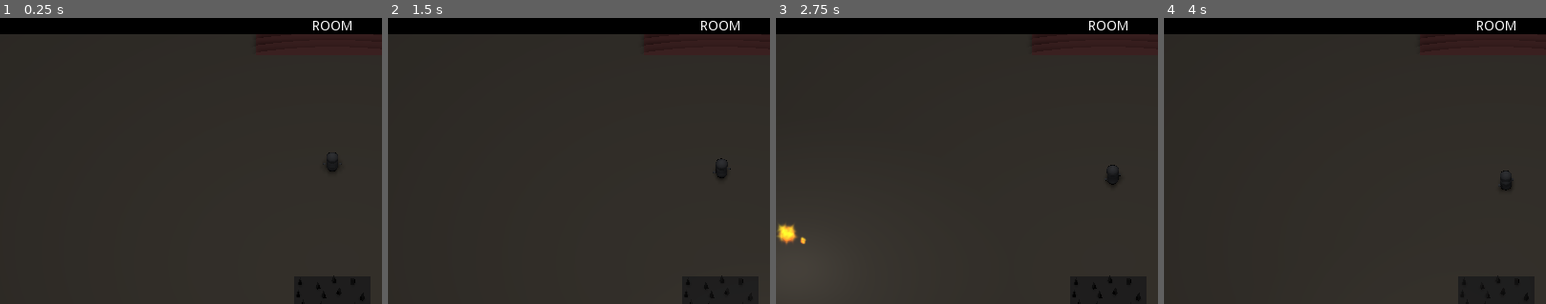
Above: before the commit, frames 1-4 (left to right).
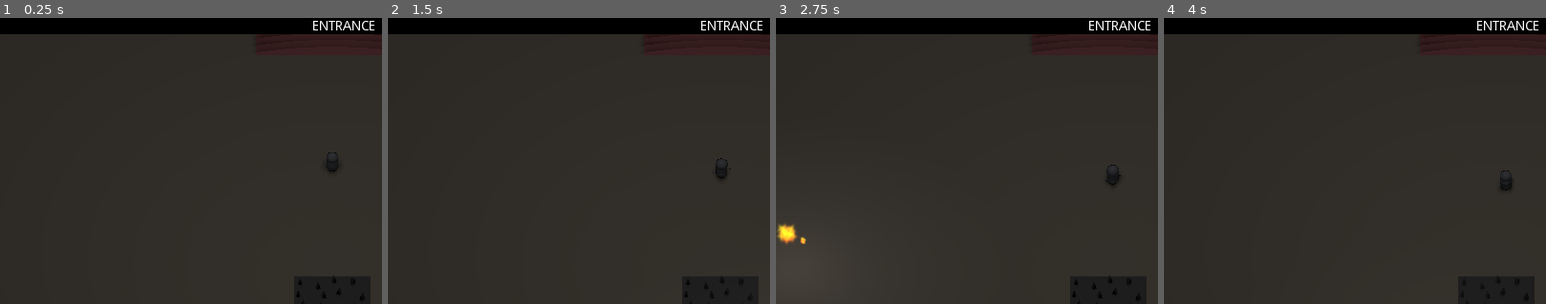
Above: after the commit, the same moments.

Repository: jaredbwasserman/game-jams
Game: Godot game, scene res://scenes/Main.tscn
The game is run twice, just before and just after one commit, with the same random seed, the same clock (stepped at 60 frames per second) and the same inputs.
Inputs (mouse positions are % of the whole screen's width and height, from its top left):
- Up to frame 1 (0.25 s): no input
- Up to frame 2 (1.5 s): tap Enter at 0.5 s; move the mouse to (72, 45) at 0.52 s; press the mouse at (72, 45) at 0.53 s; hold Right (move_right) 0.53-1.28 s; tap Space (jump) at 0.77 s; move the mouse to (30, 55) at 1.27 s; release the mouse at (30, 55) at 1.28 s; hold Down (move_back) from 1.28 s (still down); click (30, 55) at 1.35 s
- Up to frame 3 (2.75 s): tap Space (jump) at 1.52 s; move the mouse to (60, 28) at 2.02 s; release Down (move_back) at 2.03 s; press the mouse at (60, 28) at 2.03 s; hold Right (move_right) from 2.03 s (still down)
- Up to frame 4 (4 s): move the mouse to (45, 70) at 2.77 s; release Right (move_right) at 2.78 s; release the mouse at (45, 70) at 2.78 s; hold Up (move_forward) 2.78-3.53 s; click (45, 70) at 2.85 s; tap Space (jump) at 3.02, 3.77 s; move the mouse to (80, 65) at 3.52 s; press the mouse at (80, 65) at 3.53 s; hold Left (move_left) from 3.53 s (still down)
The pictures show only the part of the screen within x 6-56%, y 0-50%; the shares and areas given below are measured in that part.

The runs differ from the first frame. In frame 1, 0.3% of the frame differs, in the area x 82-98%, y 1-5%; in frame 2, 0.3%; in frame 3, 0.3%; in frame 4, 0.3%.

Commit message:
Connect room label

Diff:
--- a/bgj-2022-03/scenes/Main.tscn
+++ b/bgj-2022-03/scenes/Main.tscn
@@ -19,10 +19,10 @@
 
 [node name="RoomsList" type="Spatial" parent="RoomsRoot/RoomsManager"]
 
-[node name="Room1" parent="RoomsRoot/RoomsManager/RoomsList" instance=ExtResource( 4 )]
+[node name="ENTRANCE" parent="RoomsRoot/RoomsManager/RoomsList" instance=ExtResource( 4 )]
 south_open = false
 
-[node name="OmniLight" type="OmniLight" parent="RoomsRoot/RoomsManager/RoomsList/Room1"]
+[node name="OmniLight" type="OmniLight" parent="RoomsRoot/RoomsManager/RoomsList/ENTRANCE"]
 transform = Transform( 1, 0, 0, 0, 1, 0, 0, 0, 1, 0, 50, 0 )
 include_in_bound = false
 light_energy = 1.5
@@ -31,29 +31,29 @@
 omni_attenuation = 0.025
 omni_shadow_mode = 0
 
-[node name="Spikes" parent="RoomsRoot/RoomsManager/RoomsList/Room1" instance=ExtResource( 7 )]
+[node name="Spikes" parent="RoomsRoot/RoomsManager/RoomsList/ENTRANCE" instance=ExtResource( 7 )]
 transform = Transform( 1, 0, 0, 0, 1, 0, 0, 0, 1, 0, -0.2, 0 )
 
-[node name="Mob" parent="RoomsRoot/RoomsManager/RoomsList/Room1" instance=ExtResource( 6 )]
+[node name="Mob" parent="RoomsRoot/RoomsManager/RoomsList/ENTRANCE" instance=ExtResource( 6 )]
 transform = Transform( 1, 0, 0, 0, 1, 0, 0, 0, 1, 0, 1.5, -25 )
 
-[node name="Room5" parent="RoomsRoot/RoomsManager/RoomsList" instance=ExtResource( 4 )]
+[node name="TODO2" parent="RoomsRoot/RoomsManager/RoomsList" instance=ExtResource( 4 )]
 transform = Transform( 1, 0, 0, 0, 1, 0, 0, 0, 1, 100, 0, -100 )
 east_open = false
 north_open = false
 
-[node name="Room4" parent="RoomsRoot/RoomsManager/RoomsList" instance=ExtResource( 4 )]
+[node name="TODO3" parent="RoomsRoot/RoomsManager/RoomsList" instance=ExtResource( 4 )]
 transform = Transform( 1, 0, 0, 0, 1, 0, 0, 0, 1, -100, 0, 0 )
 south_open = false
 west_open = false
 north_open = false
 
-[node name="Room3" parent="RoomsRoot/RoomsManager/RoomsList" instance=ExtResource( 4 )]
+[node name="TODO4" parent="RoomsRoot/RoomsManager/RoomsList" instance=ExtResource( 4 )]
 transform = Transform( 1, 0, 0, 0, 1, 0, 0, 0, 1, 0, 0, -100 )
 west_open = false
 north_open = false
 
-[node name="OmniLight" type="OmniLight" parent="RoomsRoot/RoomsManager/RoomsList/Room3"]
+[node name="OmniLight" type="OmniLight" parent="RoomsRoot/RoomsManager/RoomsList/TODO4"]
 transform = Transform( 1, 0, 0, 0, 1, 0, 0, 0, 1, 0, 50, 0 )
 include_in_bound = false
 light_energy = 1.5
@@ -62,15 +62,15 @@
 omni_attenuation = 0.025
 omni_shadow_mode = 0
 
-[node name="Mob1" parent="RoomsRoot/RoomsManager/RoomsList/Room3" instance=ExtResource( 6 )]
+[node name="Mob1" parent="RoomsRoot/RoomsManager/RoomsList/TODO4" instance=ExtResource( 6 )]
 transform = Transform( 1, 0, 0, 0, 1, 0, 0, 0, 1, 0, 1.5, -25 )
 
-[node name="Room2" parent="RoomsRoot/RoomsManager/RoomsList" instance=ExtResource( 4 )]
+[node name="TODO5" parent="RoomsRoot/RoomsManager/RoomsList" instance=ExtResource( 4 )]
 transform = Transform( 1, 0, 0, 0, 1, 0, 0, 0, 1, 100, 0, 0 )
 east_open = false
 south_open = false
 
-[node name="OmniLight" type="OmniLight" parent="RoomsRoot/RoomsManager/RoomsList/Room2"]
+[node name="OmniLight" type="OmniLight" parent="RoomsRoot/RoomsManager/RoomsList/TODO5"]
 transform = Transform( 1, 0, 0, 0, 1, 0, 0, 0, 1, 0, 50, 0 )
 include_in_bound = false
 light_energy = 1.5
@@ -79,7 +79,7 @@
 omni_attenuation = 0.025
 omni_shadow_mode = 0
 
-[node name="Mob1" parent="RoomsRoot/RoomsManager/RoomsList/Room2" instance=ExtResource( 6 )]
+[node name="Mob1" parent="RoomsRoot/RoomsManager/RoomsList/TODO5" instance=ExtResource( 6 )]
 transform = Transform( 1, 0, 0, 0, 1, 0, 0, 0, 1, 25, 1.5, 0 )
 
 [node name="Player" parent="." instance=ExtResource( 1 )]
@@ -95,7 +95,6 @@
 offset_y = 37
 offset_z = 37
 padding = 25
-ground_mesh_path = "/root/Main/RoomsRoot/RoomsManager/RoomsList/Room1/Ground/MeshInstance"
 
 [node name="UI" type="Control" parent="."]
 anchor_right = 1.0
--- a/bgj-2022-03/scripts/Player.gd
+++ b/bgj-2022-03/scripts/Player.gd
@@ -22,11 +22,18 @@
 # Spell of player
 var spell
 
+# Room label
+var room_label
+
 # Health bar
 var health_bar
 
 
 func _ready():
+	# Room
+	room_label = get_parent().get_node("UI/RoomLabel")
+
+	# Health
 	health_bar = get_parent().get_node("UI/HealthBar")
 	health_bar.set_max_health($Stats.max_hp)
 	_update_health_bar()
@@ -131,6 +138,9 @@
 
 
 func _on_RoomDetector_area_entered(area):
+	# Room label
+	room_label.text = area.get_parent().name
+
 	# Fix camera
 	emit_signal("new_room_entered", area)
 
--- a/bgj-2022-03/scripts/PlayerCamera.gd
+++ b/bgj-2022-03/scripts/PlayerCamera.gd
@@ -7,14 +7,17 @@
 # Padding
 export var padding = 10
 
-# Path to first ground mesh
-export var ground_mesh_path: String
+# Path to ground mesh
+var ground_mesh_path
 
 # Some variables
 var ground_pos
 
 
 func _ready():
+	# First room
+	ground_mesh_path = "/root/Main/RoomsRoot/RoomsManager/RoomsList/ENTRANCE/Ground/MeshInstance"
+
 	_update_ground(get_node(ground_mesh_path))
 	set_process(true)
 
